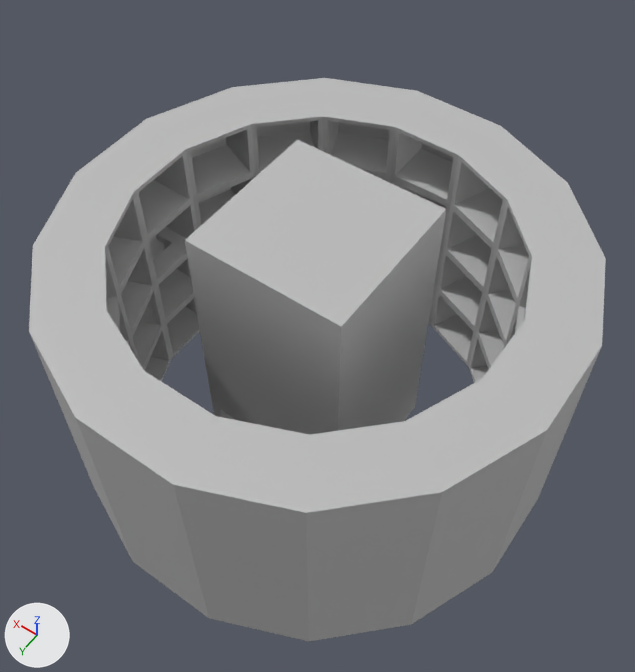
A saved change to the FBX model UnityGame/Brainz/Assets/Maya Imports/SecondLevel.fbx.
Before and after are seen from a camera (50 mm lens) standing at (-0.106, 0.148, 0.281) and looking at (0.003, -0.004, 0.043). Every picture has the same lights, and +X, +Y and +Z are marked at lower left. Where no turn or scale is listed for an object, it has been applied to the vertices.

Names of what the first picture shows: 'Glass3', 'Ring16Segments', 'Ring16Segments2', 'Ring16Segments3', 'Ring16Segments4'.
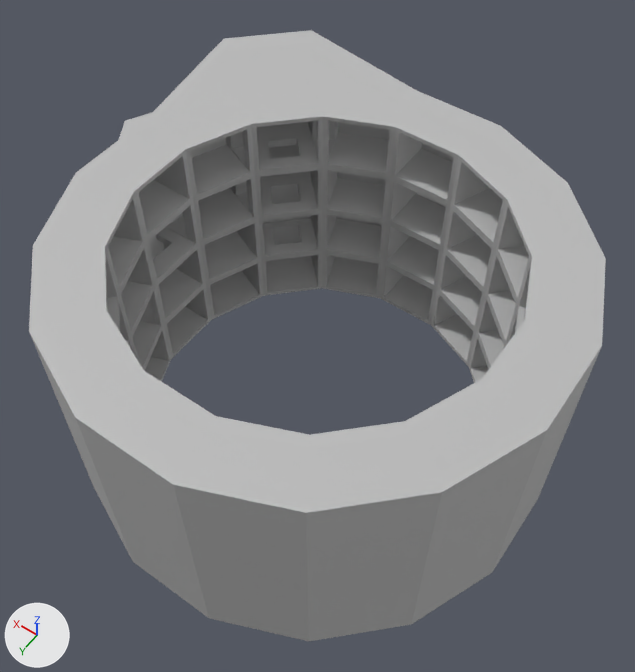
Commit message: Improvements second Level

Where the newer file only moved an object's origin or applied its transform, the numbers keep the older frame.

Changed parts and their boxes (x1, y1, x2, y2) in the pictures (635 x 672 px):
'Ring16Segments4', reshaped (10% taller): before (29, 78, 606, 552); after (29, 30, 606, 552)
'Glass3', hidden: before (185, 139, 446, 435)
'Ring16Segments3', reshaped (15% taller): before (49, 174, 582, 586); after (49, 113, 582, 586)
part 1 of me_mesh_004, added: after (263, 187, 318, 256)
part 2 of me_mesh_002, built on: before (147, 78, 417, 170); after (147, 30, 417, 171)
part 3 of me_mesh_001, added: after (273, 227, 301, 238)
part 4 of me_mesh_003, built on: before (160, 175, 382, 228); after (119, 113, 382, 243)

The change, as a diff of the scene's bpy script:
```diff
--- a/UnityGame/Brainz/Assets/Maya Imports/SecondLevel.fbx.py
+++ b/UnityGame/Brainz/Assets/Maya Imports/SecondLevel.fbx.py
@@ me_mesh_001 @@
 # used by ob_ring16segments; location = (0.0, 0.0, 0.0112)
-me_mesh_001.from_pydata(...)  # 288 vertices, 317 faces; spans x -0.084..0.084, y -0.084..0.084, z -0.011..0.011
+me_mesh_001.from_pydata(...)  # 296 vertices, 328 faces; spans x -0.084..0.084, y -0.084..0.084, z -0.011..0.011
+# me_mesh_001 part 3: 8 vertices added at x 0.044..0.059, y -0.059..-0.044, z 0.01..0.011
 me_mesh_001.materials.append(mat_lambert1)
@@ me_mesh_004 @@
 # used by ob_ring16segments2; location = (0.0, 0.0, 0.0335)
-me_mesh_004.from_pydata(...)  # 370 vertices, 425 faces; spans x -0.084..0.084, y -0.084..0.084, z -0.011..0.011
+me_mesh_004.from_pydata(...)  # 386 vertices, 445 faces; spans x -0.084..0.084, y -0.084..0.084, z -0.011..0.011
+# me_mesh_004 part 1: 16 vertices added at x 0.044..0.059, y -0.059..-0.044, z -0.011..0.011
 me_mesh_004.materials.append(mat_lambert1)
@@ me_mesh_002 @@
 # used by ob_ring16segments4; location = (0.0, 0.0, 0.067)
-me_mesh_002.from_pydata(...)  # 192 vertices, 192 faces; spans x -0.084..0.084, y -0.084..0.084, z 0.0..0.022
+me_mesh_002.from_pydata(...)  # 220 vertices, 226 faces; spans x -0.084..0.092, y -0.092..0.084, z 0.0..0.022
+# me_mesh_002 part 2: 2 vertices moved from x 0.047..0.071, y -0.071..-0.047, z 0.022 to x 0.069..0.092, y -0.092..-0.069, z 0.022; 6 vertices removed from x 0.047..0.071, y -0.071..-0.047, z 0.0..0.021; 34 vertices added at x 0.035..0.092, y -0.092..-0.02, z 0.0..0.021
 me_mesh_002.materials.append(mat_lambert1)
@@ me_mesh_003 @@
 # used by ob_ring16segments3; location = (0.0, 0.0, 0.0558)
-me_mesh_003.from_pydata(...)  # 233 vertices, 247 faces; spans x -0.084..0.084, y -0.084..0.084, z -0.011..0.011
+me_mesh_003.from_pydata(...)  # 276 vertices, 301 faces; spans x -0.084..0.112, y -0.092..0.084, z -0.011..0.011
+# me_mesh_003 part 4: 3 vertices moved from x 0.071..0.084, y -0.047..-0.017, z -0.011..0.011 to x 0.052..0.112, y -0.044..-0.03, z -0.011..0.011; 11 vertices removed from x 0.047..0.084, y -0.071..-0.017, z -0.011..0.011; 55 vertices added at x 0.044..0.112, y -0.092..-0.011, z -0.011..0.011
 me_mesh_003.materials.append(mat_lambert1)
@@ ob_spiralekig4 @@
 ob_spiralekig4.location = (0.0, 0.0, 0.0)
+ob_spiralekig4.hide_viewport = True
@@ ob_glass3 @@
 ob_glass3.location = (0.0, 4.854, 0.0)
+ob_glass3.hide_viewport = True
```
